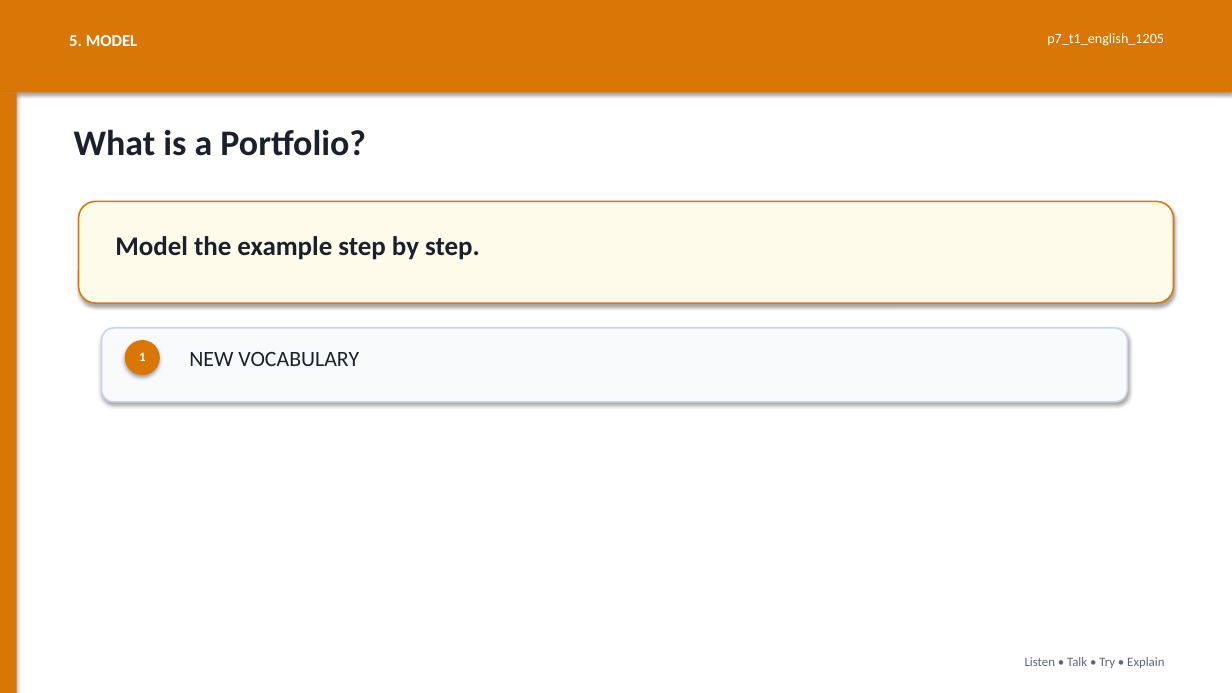
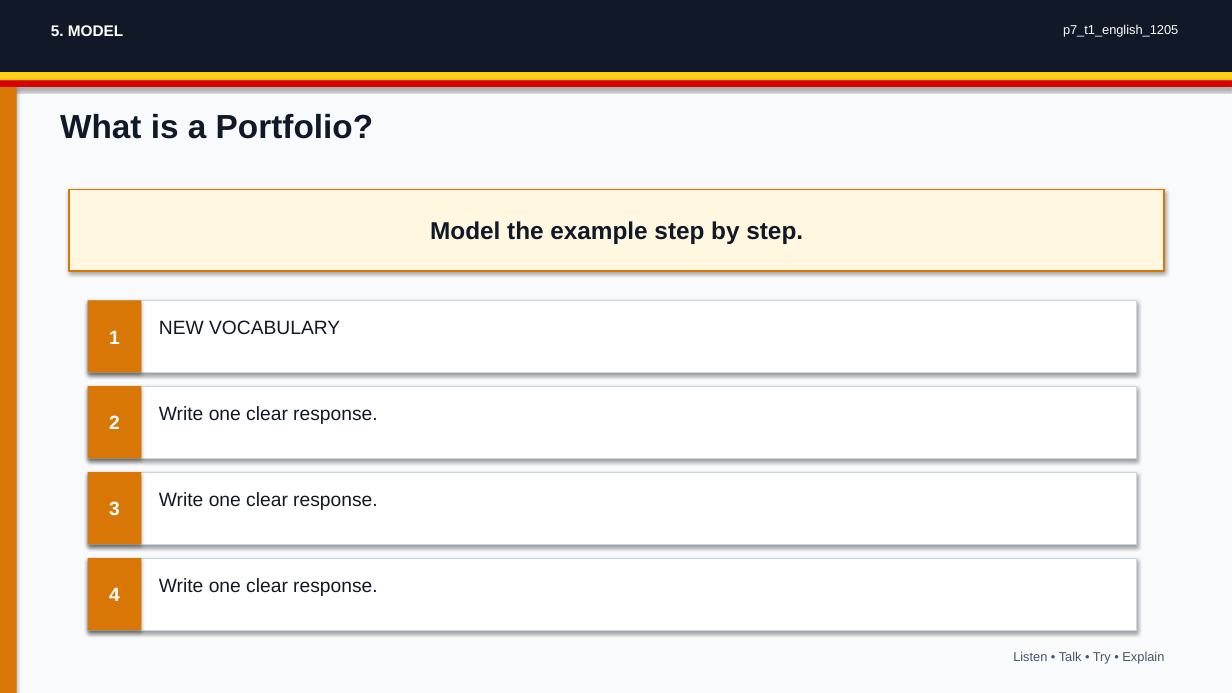
Before and after one commit to yousunjung84-edu/uganda-p7-mvp-20260629, a slide deck: slide 5 of uganda-p7-mvp/p7_t1_english_1205/p7_t1_english_1205.pptx. Drawn at 1232x693 pixels with LibreOffice and Linux fonts; fonts in the diff are those of the drawing. Boxes give left, top, right and bottom in pixels: in the first picture for what was removed or moved away, otherwise in the second. Text is boxed around its words. In the diff, an @@ line names an element or a change of style, - is before the commit and + after.

```diff
--- a/uganda-p7-mvp/p7_t1_english_1205/p7_t1_english_1205.pptx
+++ b/uganda-p7-mvp/p7_t1_english_1205/p7_t1_english_1205.pptx
@@ background #FFFFFF to #F8FAFC @@
@@ rectangle: place and size @@
-rectangle at (0, 0, 1232, 92)
+rectangle at (0, 0, 1232, 72)
@@ rectangle at (0, 0, 1232, 72): fill #D97706 to #111827 @@
@@ text "5. MODEL": place and size @@
-text "5. MODEL" at (69, 35, 137, 46)
+text "5. MODEL" at (51, 25, 124, 36)
@@ text "5. MODEL" at (51, 25, 124, 36): size 13 to 12 pt, font Calibri to Arial @@
@@ text "p7_t1_english_1205": place and size @@
-text "p7_t1_english_1205" at (1047, 33, 1164, 46)
+text "p7_t1_english_1205" at (1063, 24, 1178, 36)
@@ text "p7_t1_english_1205" at (1063, 24, 1178, 36): size 11 to 10 pt, font Calibri to Arial @@
@@ rectangle: place and size @@
-rectangle at (0, 92, 17, 693)
+rectangle at (0, 87, 17, 693)
@@ rectangle added at (0, 72, 1232, 80), fill #FCD116 @@
@@ rectangle added at (0, 80, 1232, 87), fill #D90000 @@
@@ text "What is a Portfolio?": place and size @@
-text "What is a Portfolio?" at (74, 129, 366, 156)
+text "What is a Portfolio?" at (60, 114, 373, 139)
@@ text "What is a Portfolio?" at (60, 114, 373, 139): size 28 to 26 pt, font Calibri to Arial, text colour #1A202C to #111827 @@
@@ rectangle "Model the example step by ...": place and size @@
-rectangle "Model the example step by ..." at (115, 236, 480, 260)
+rectangle "Model the example step by ..." at (69, 189, 1165, 271)
@@ rectangle "Model the example step by ..." at (69, 189, 1165, 271): size 21 to 19 pt, font Calibri to Arial, text colour #1A202C to #111827; alignment left to centre; vertical alignment top to middle; fill none to #FFF7E0; outline none to #D97706 1.4 pt; shadow on @@
@@ rounded rectangle removed at (79, 201, 1174, 303) @@
@@ rectangle "1": place and size @@
-rectangle "1" at (139, 352, 145, 361)
+rectangle "1" at (88, 300, 141, 372)
@@ rectangle "1" at (88, 300, 141, 372): size 10 to 15 pt, font Calibri to Arial; vertical alignment top to middle; fill none to #D97706; shadow on @@
@@ rectangle added at (88, 300, 1137, 372), fill #FFFFFF, outline #CBD5E1 0.9 pt @@
@@ rounded rectangle removed at (102, 328, 1128, 402) @@
@@ text "NEW VOCABULARY": place and size @@
-text "NEW VOCABULARY" at (189, 352, 359, 366)
+text "NEW VOCABULARY" at (159, 320, 340, 334)
@@ text "NEW VOCABULARY" at (159, 320, 340, 334): size 17 to 15 pt, font Calibri to Arial, text colour #1A202C to #111827 @@
@@ ellipse removed at (125, 340, 160, 375) @@
@@ rectangle added at (88, 386, 1137, 458), fill #FFFFFF, outline #CBD5E1 0.9 pt @@
@@ rectangle added at (88, 386, 141, 458), fill #D97706, 15 pt, text #FFFFFF, bold @@
+2
@@ text added at (159, 406, 377, 424), 15 pt, text #111827 @@
+Write one clear response.
@@ rectangle added at (88, 472, 1137, 544), fill #FFFFFF, outline #CBD5E1 0.9 pt @@
@@ rectangle added at (88, 472, 141, 544), fill #D97706, 15 pt, text #FFFFFF, bold @@
+3
@@ text added at (159, 492, 377, 510), 15 pt, text #111827 @@
+Write one clear response.
@@ rectangle added at (88, 558, 1137, 630), fill #FFFFFF, outline #CBD5E1 0.9 pt @@
@@ rectangle added at (88, 558, 141, 630), fill #D97706, 15 pt, text #FFFFFF, bold @@
+4
@@ text added at (159, 578, 377, 596), 15 pt, text #111827 @@
+Write one clear response.
@@ text "Listen • Talk • Try ...": place and size @@
-text "Listen • Talk • Try ..." at (1025, 657, 1164, 668)
+text "Listen • Talk • Try ..." at (1013, 651, 1164, 664)
@@ text "Listen • Talk • Try ..." at (1013, 651, 1164, 664): font Calibri to Arial, text colour #5B677D to #475569 @@
```
Also in this commit, not shown: 7 other slides changed, 54 other files.
